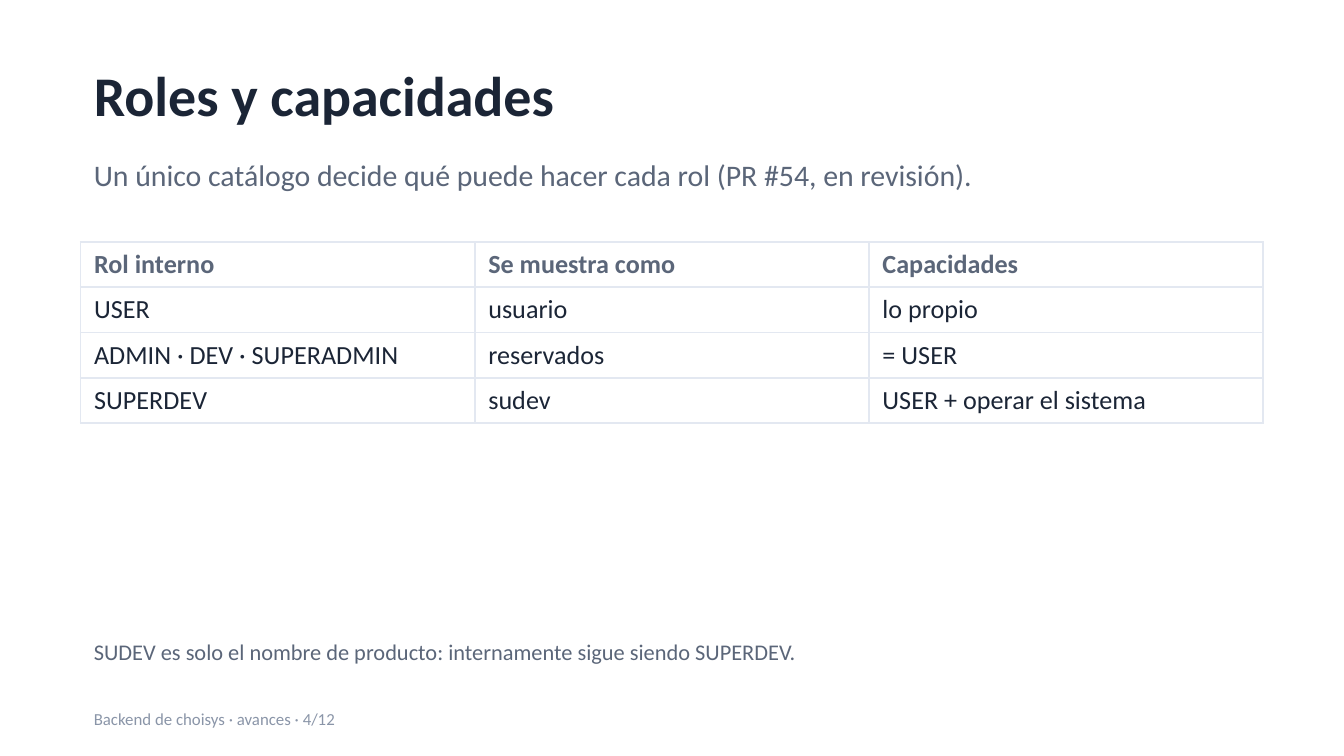
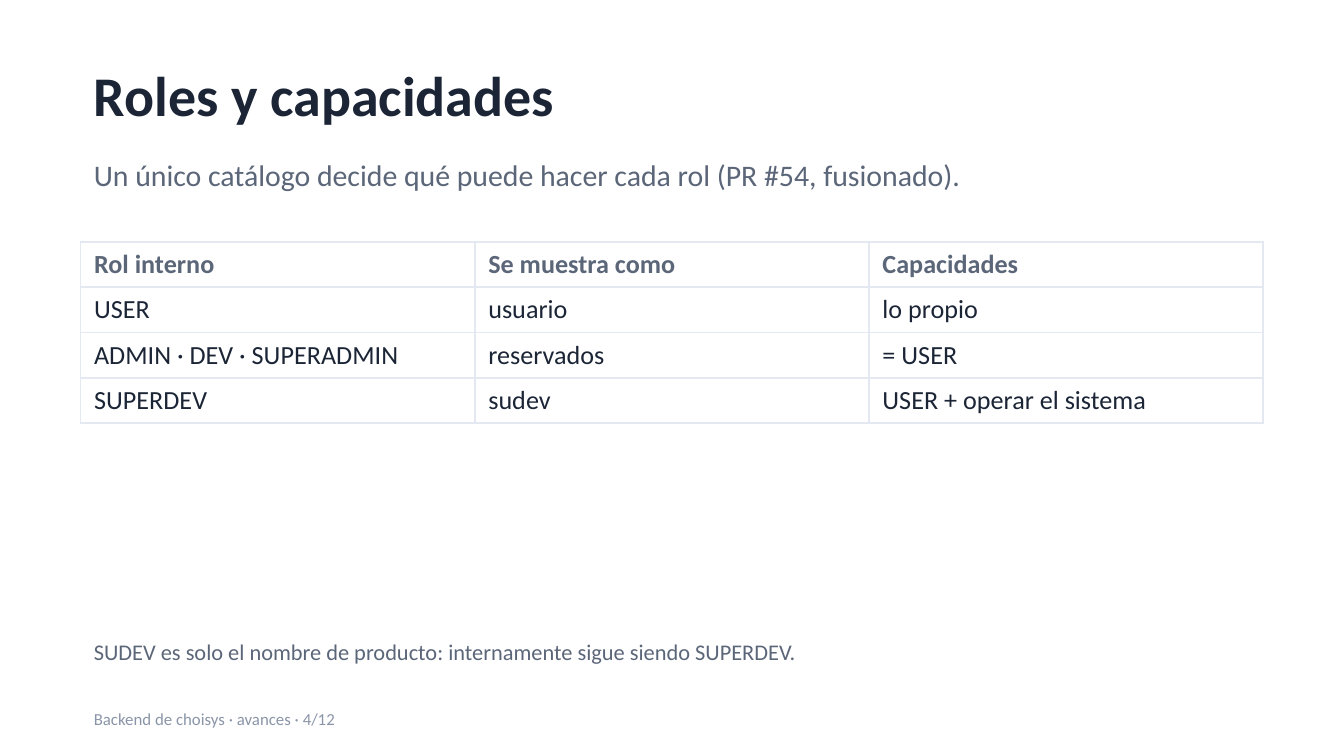
Before and after one commit to NeoRetroo38/choisys, a slide deck: slide 4 of docs/avances/avances-backend.pptx. Drawn at 1344x756 pixels with LibreOffice and Linux fonts; fonts in the diff are those of the drawing. Boxes give left, top, right and bottom in pixels: in the first picture for what was removed or moved away, otherwise in the second. Text is boxed around its words. In the diff, an @@ line names an element or a change of style, - is before the commit and + after.

Commit message:
docs: actualiza la presentación de avances (roles fusionados)

```diff
--- a/docs/avances/avances-backend.pptx
+++ b/docs/avances/avances-backend.pptx
@@ text at <box>94,164,960,191</box>: text changed @@
-Un único catálogo decide qué puede hacer cada rol (PR #54, en revisión).
+Un único catálogo decide qué puede hacer cada rol (PR #54, fusionado).
```
Also in this commit, not shown: 1 other slide changed, 3 other files.
